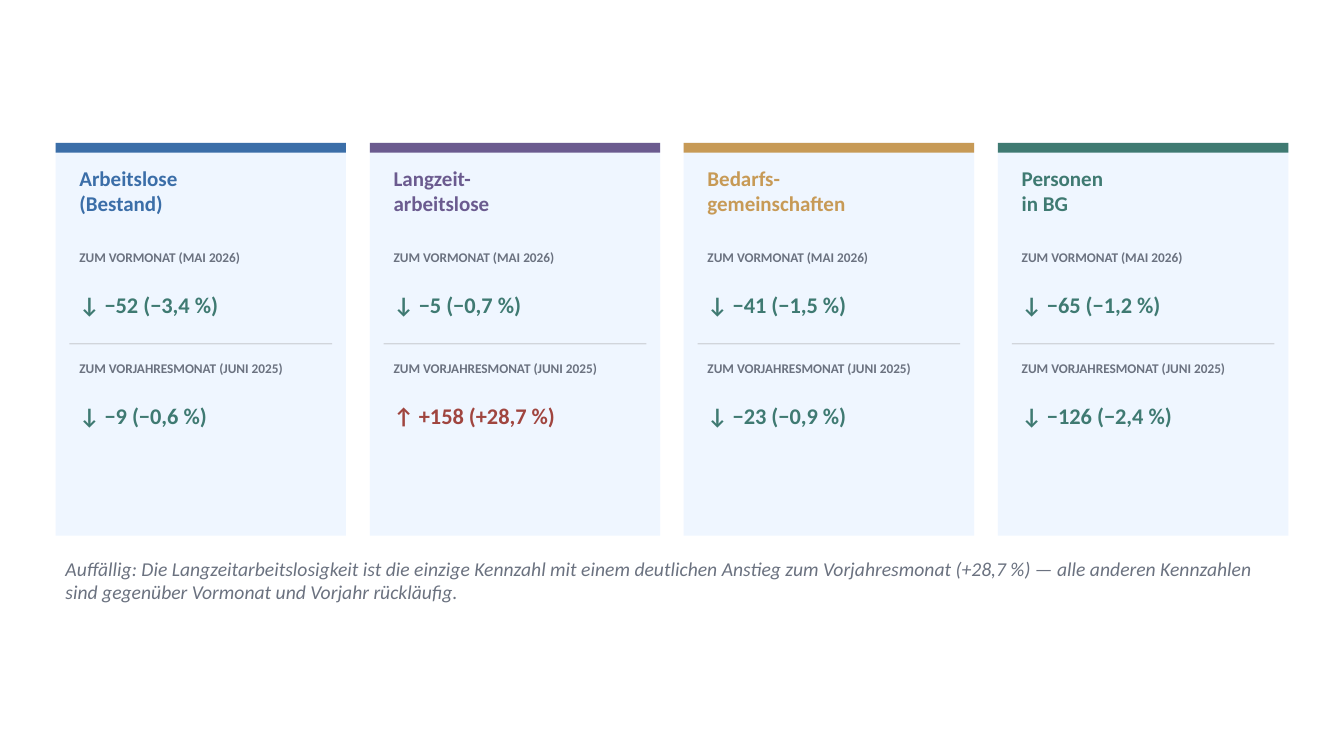
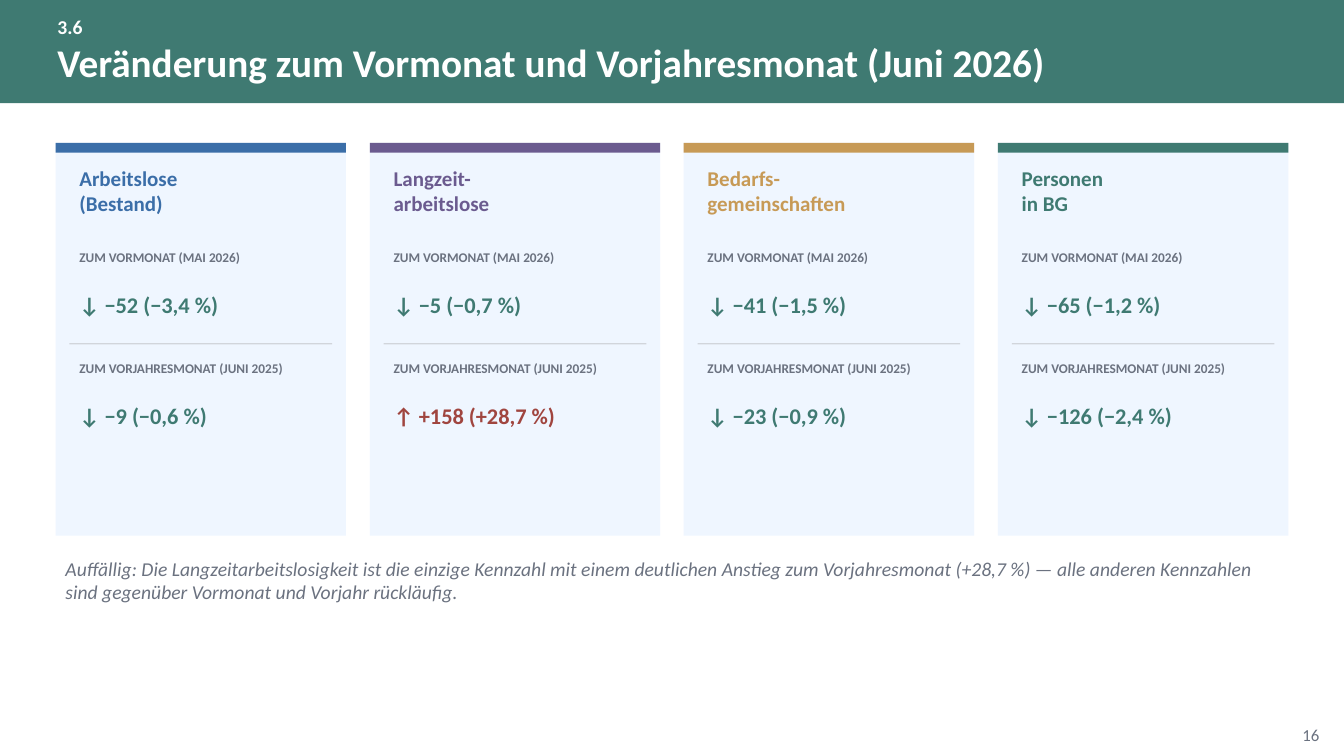
Before and after one commit to eufunk/arbeitsmarkt-regensburg, a slide deck: slide 16 of Docs/Projektpraesentation.pptx. Drawn at 1344x756 pixels with LibreOffice and Linux fonts; fonts in the diff are those of the drawing. Boxes give left, top, right and bottom in pixels: in the first picture for what was removed or moved away, otherwise in the second. Text is boxed around its words. In the diff, an @@ line names an element or a change of style, - is before the commit and + after.

```diff
--- a/Docs/Projektpraesentation.pptx
+++ b/Docs/Projektpraesentation.pptx
@@ rectangle added at (x1=0, y1=0, x2=1343, y2=103), fill #3F7A72 @@
@@ text added at (x1=57, y1=20, x2=82, y2=34), 14 pt, text #FFFFFF, bold @@
+3.6
@@ text added at (x1=57, y1=48, x2=1045, y2=84), 28 pt, text #FFFFFF, bold @@
+Veränderung zum Vormonat und Vorjahresmonat (Juni 2026)
@@ page number added at (x1=1302, y1=729, x2=1319, y2=741), 12 pt, text #6B7280 @@
+16
```
Also in this commit, not shown: 63 other slides changed, 20 slides added, 1 slide removed, 28 other files.
